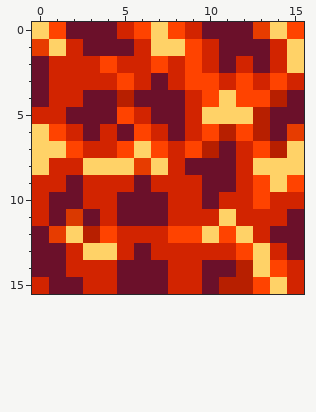
Two states of a pixel-art sprite, run_tree/data/sprites/animates/lava-1.png. The first picture shows the starting point.
The file is 16x16 pixels. Colours within 5 levels of each other are drawn and written as one.
The result:
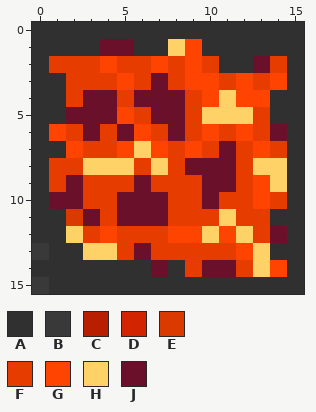
Palette (. is transparent): A #303030  B #393939  C #b71f00  D #d22400  E #da3900  F #e73c00  G #ff4300  H #ffd267  J #6b102a
Log entry: Make lava animation puddle-like and update slab animation for consistency
From old to new:
Changed rows in their new state; - is an unchanged pixel.
first column x 0:
 0 AAAAAAAAAAAAAAAA
 1 AAAA--AA--AAAAAA
 2 AFFF-FF-F-FAA-FA
 3 AAFFF-F-F--F-F-A
 4 AAF--F---F----AA
 5 AA----F--F---FAA
 6 A-F-F--F-F-F-F-A
 7 AA-FF---F-F-F-FA
 8 AFF-----F---F--A
 9 AF-FFF-FFF--F--A
10 A--FF---FF-FF-FA
11 AA--F---FFF-FFAA
12 AA-F-FFF-----F-A
13 BAA--F-FFFFF--AA
14 AAAAAAA-AF--F--A
15 BAAAAAAAAAAAAAAA
